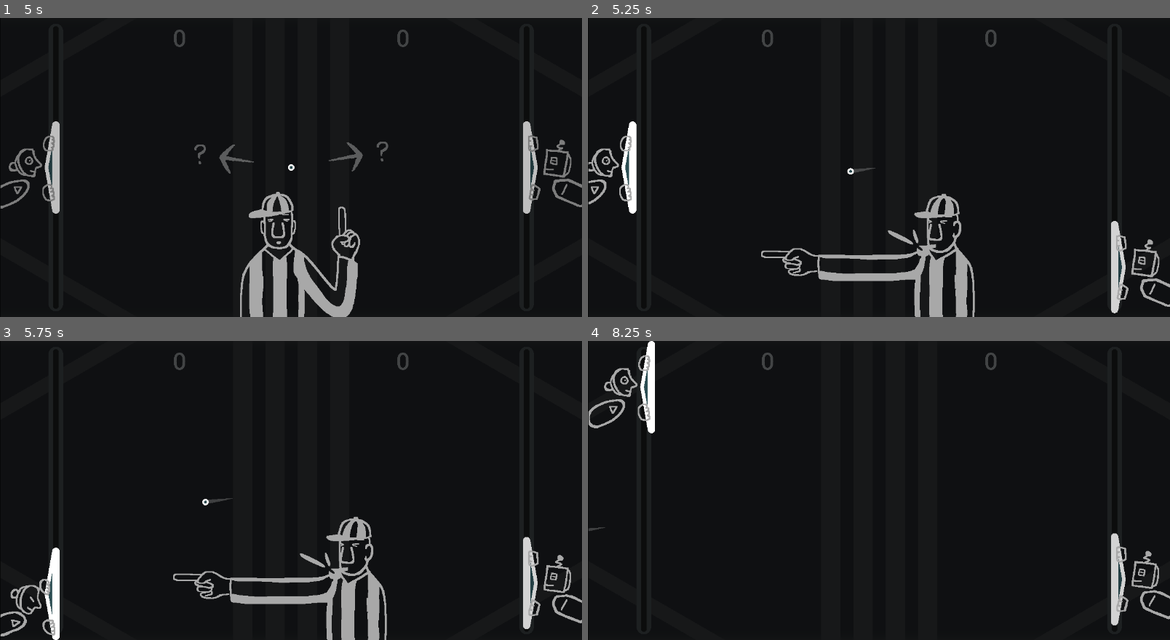
Above: before the commit, frames 1-4 (two rows, left to right).
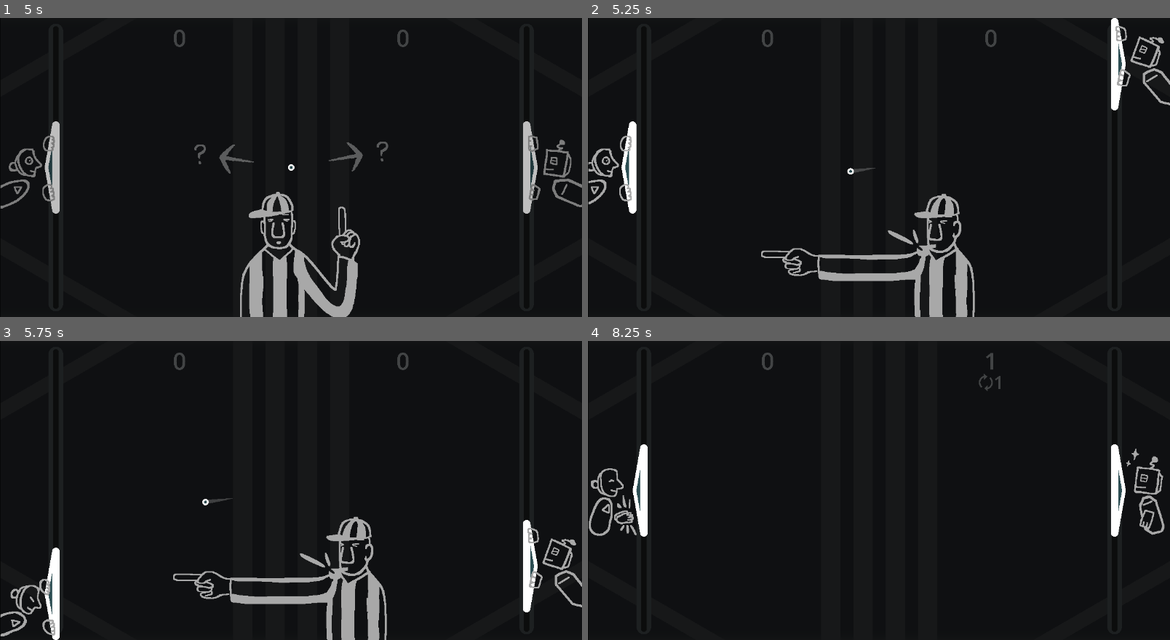
Above: after the commit, the same moments.

Repository: pixerhp/Pixers-Pong
Game: Godot game, scene res://scenes/topscenes/gameplay_topscene.tscn
Two runs of this game, one before a commit and one after it. Both use one fixed random seed, a clock stepped at 60 frames per second and the inputs below.
Inputs (mouse positions are in pixels of both pictures, inside the frame that each line leads up to):
- Up to frame 1 (5 s): move the mouse to (419, 152) at 0.52 s; hold D (plr1_bump_right) 0.53-1.28 s; tap Shift (plr1_slow) at 0.6, 2.1, 3.6 s; click (419, 152) at 0.67 s; move the mouse to (174, 182) at 1.27 s; hold S (plr1_down) 1.28-2.03 s; tap Keypad 0 (plr2_slow) at 1.35, 2.85, 4.35 s; move the mouse to (349, 101) at 2.02 s; hold D (plr1_bump_right) 2.03-2.78 s; move the mouse to (261, 227) at 2.77 s; hold W (plr1_up) 2.78-3.53 s; click (261, 227) at 2.92 s; move the mouse to (465, 212) at 3.52 s; hold A (plr1_bump_left) from 3.53 s (still down); move the mouse to (116, 122) at 4.27 s
- Up to frame 2 (5.25 s): move the mouse to (908, 167) at 5.02 s; release A (plr1_bump_left) at 5.03 s; hold S (plr1_down) from 5.03 s (still down); tap Shift (plr1_slow) at 5.1 s; click (908, 167) at 5.17 s
- Up to frame 3 (5.75 s): keep holding S (plr1_down)
- Up to frame 4 (8.25 s): move the mouse to (791, 415) at 5.77 s; release S (plr1_down) at 5.78 s; hold D (plr1_bump_right) 5.78-6.53 s; tap Keypad 0 (plr2_slow) at 5.85, 7.35 s; move the mouse to (1007, 475) at 6.52 s; hold W (plr1_up) 6.53-7.28 s; tap Shift (plr1_slow) at 6.6, 8.1 s; move the mouse to (762, 505) at 7.27 s; hold D (plr1_bump_right) 7.28-8.03 s; click (762, 505) at 7.42 s; move the mouse to (937, 424) at 8.02 s; hold S (plr1_down) from 8.03 s (still down)

Frame 1 is identical in both runs. In frame 2, 2.0% of the frame differs, in the area x 89-100%, y 0-99%; in frame 3, 1.4%; in frame 4, 4.2%, in the area x 0-100%, y 0-96%.

Commit message:
Winloss reserve progress

Diff:
--- a/scripts/autoloaded/globals.gd
+++ b/scripts/autoloaded/globals.gd
@@ -10,7 +10,7 @@
 
 var plr1_cpu_mode: int = CPU_MODES.OFF
 var plr1_force_slow: bool = false
-var plr2_cpu_mode: int = CPU_MODES.MASTER
+var plr2_cpu_mode: int = CPU_MODES.ZIGZAGGER
 var plr2_force_slow: bool = false
 
 var plr1_score: int = 0
--- a/scripts/gameplay_script.gd
+++ b/scripts/gameplay_script.gd
@@ -300,6 +300,8 @@
 	winloss_reserve_ball_s_pos = %Ball.position
 	winloss_reserve_lpad_s_pos = %LeftPaddle.position
 	winloss_reserve_rpad_s_pos = %RightPaddle.position
+	reset_balltrail()
+	update_scores_text()
 	winloss_reserve_start_time = Time.get_ticks_msec()
 
 var winloss_reserve_start_time: int = -9999999
@@ -329,14 +331,35 @@
 
 # !!! Note: plan is to make the scores opaque, scale them up and move them,
 # and rotate them back and forth slightly after a win/lose, and then transition them back to normal.
-const WINLOSS_RESERVE_P1_DURATION: int = 1000
+const WINLOSS_RESERVE_P1_DURATION: int = 4000
 func handle_winloss_reserve_p1_animation(playthrough: float):
-	"playthrough"
+	# Paddles slide-to-reset animation:
+	const PADS_SLIDE_START: float = 0.0
+	const PADS_SLIDE_END: float = 0.1
+	var weight: float = clampf(proportion_from_range(playthrough, PADS_SLIDE_START, PADS_SLIDE_END), 0.0, 1.0)
+	%LeftPaddle.position = ((winloss_reserve_lpad_s_pos * (1.0-weight)) +
+		(Vector2(120, Globals.GAME_SIZE.y / 2.0) * weight))
+	%RightPaddle.position = ((winloss_reserve_rpad_s_pos * (1.0-weight)) +
+		(Vector2(Globals.GAME_SIZE.x - 120, Globals.GAME_SIZE.y / 2.0) * weight))
+	# Paddle character animations:
+	if (playthrough < PADS_SLIDE_END):
+		%LeftPaddle/%AnimChar.play("plr_idle" if (Globals.plr1_cpu_mode == Globals.CPU_MODES.OFF) else "bot_idle")
+		%RightPaddle/%AnimChar.play("plr_idle" if (Globals.plr2_cpu_mode == Globals.CPU_MODES.OFF) else "bot_idle")
+	else:
+		%LeftPaddle/%AnimChar.play(
+			("plr_win" if (Globals.plr1_cpu_mode == Globals.CPU_MODES.OFF) else "bot_win")
+			if (Globals.plr1_streak > 0) else
+			("plr_lose" if (Globals.plr1_cpu_mode == Globals.CPU_MODES.OFF) else "bot_lose"))
+		%RightPaddle/%AnimChar.play(
+			("plr_win" if (Globals.plr2_cpu_mode == Globals.CPU_MODES.OFF) else "bot_win")
+			if (Globals.plr2_streak > 0) else
+			("plr_lose" if (Globals.plr2_cpu_mode == Globals.CPU_MODES.OFF) else "bot_lose"))
 	pass
 
 var winloss_reserve_p1_to_conclude: bool = false
 func handle_winloss_reserve_p1_conclusion():
-	pass
+	reset_paddles()
+
 	temptest_reserve_ball()
 
 const WINLOSS_RESERVE_P2_DURATION: int = 1000
Binary file changed: assets/art/paddle_char.png
